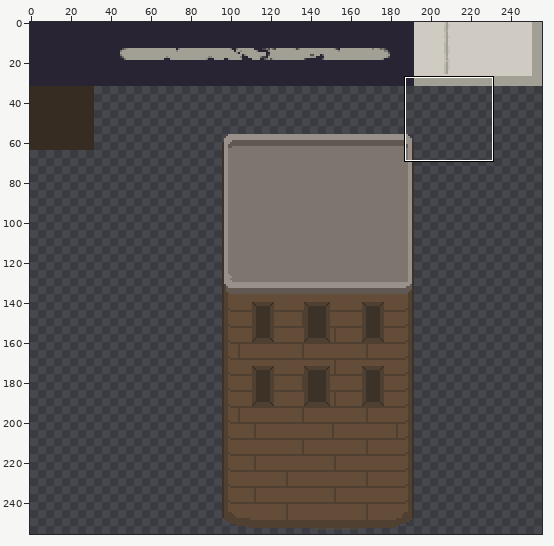
Sprite sheet, stored at assets/overworld/city_tiles.png. Above: a wide view before the commit, with the close-up outlined.
Close-up. Before the edit:
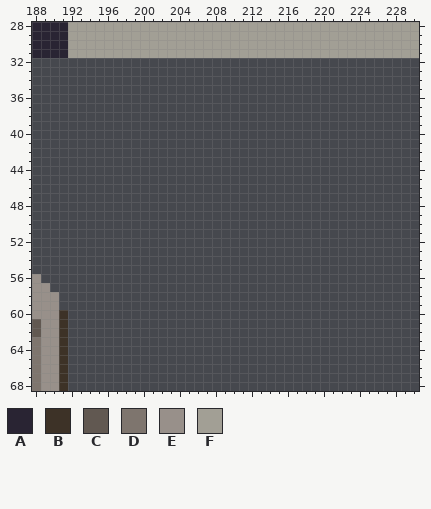
The file is 256x256 pixels. Pixels under 10% opacity are left out. Colours within 5 levels of each other are drawn and written as one. Shown: x 188..230, y 28..68. The commit also changed other parts of the picture, which this record leaves out.
Palette (. is transparent): A #292433  B #3d3227  C #615851  D #7e756e  E #98908a  F #a29f95
Pixels before, first column x 188:
28 AAAAFFFFFFFFFFFFFFFFFFFFFFFFFFFFFFFFFFFFFFF
29 AAAAFFFFFFFFFFFFFFFFFFFFFFFFFFFFFFFFFFFFFFF
30 AAAAFFFFFFFFFFFFFFFFFFFFFFFFFFFFFFFFFFFFFFF
31 AAAAFFFFFFFFFFFFFFFFFFFFFFFFFFFFFFFFFFFFFFF
32 ...........................................
33 ...........................................
34 ...........................................
35 ...........................................
36 ...........................................
37 ...........................................
38 ...........................................
39 ...........................................
40 ...........................................
41 ...........................................
42 ...........................................
43 ...........................................
44 ...........................................
45 ...........................................
46 ...........................................
47 ...........................................
48 ...........................................
49 ...........................................
50 ...........................................
51 ...........................................
52 ...........................................
53 ...........................................
54 ...........................................
55 ...........................................
56 E..........................................
57 EE.........................................
58 EEE........................................
59 EEE........................................
60 EEEB.......................................
61 CEEB.......................................
62 CEEB.......................................
63 DEEB.......................................
64 DEEB.......................................
65 DEEB.......................................
66 DEEB.......................................
67 DEEB.......................................
68 DEEB.......................................
New version:
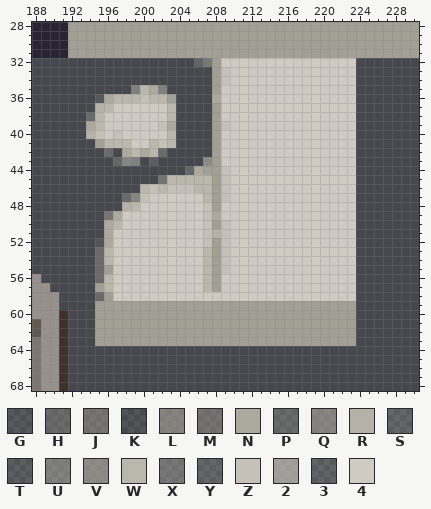
Colours new in this view: G #a29f9532  H #a29f9564  J #a4a19882  K #a6a39923  L #a7a49aa5  M #aca89f72  N #aca99f  P #adaaa05a  Q #b1ada499  R #b5b1a8  S #b7b4aa46  T #bab7ad32  U #bab7ad80  V #bab7ad9b  W #bab7ad  X #c0bdb367  Y #c3bfb640  Z #c5c1b8  2 #ccc8bfaf  3 #cfcbc234  4 #cfcbc2
Edits made:
y 32: x 206..223 .................. -> 3XF444444444444444
y 33..34: x 208..223 ................ -> FZ44444444444444
y 35: x 199..202 .... -> UWNU; x 208..223 ................ -> F444444444444444
y 36: x 195..203 ......... -> GNWWWZWW2; x 208..223 ................ -> N444444444444444
y 37: x 195..203 ......... -> RW444444W; x 208..223 ................ -> F444444444444444
y 38: x 194..203 .......... -> HW4444444W; x 208..223 ................ -> F444444444444444
y 39: x 194..203 .......... -> NW444444ZN; x 208..223 ................ -> FZ44444444444444
y 40: x 194..203 .......... -> RZ4Z44444W; x 208..223 ................ -> F444444444444444
y 41: x 195..203 ......... -> FWWW44WZW; x 208..223 ................ -> F444444444444444
y 42: x 196 . -> H; x 198..202 ..... -> NWNWP; x 208..223 ................ -> F444444444444444
y 43: x 197..199 ... -> YQU; x 201 . -> T; x 207..223 ................. -> VF444444444444444
y 44: x 205..223 ................... -> SNFFZ44444444444444
y 45: x 202..223 ...................... -> MWWWWWFZ44444444444444
y 46: x 200..223 ........................ -> WZWZZZWWFZ44444444444444
y 47: x 198..223 .......................... -> HLZ444444WFZ44444444444444
y 48: x 198..223 .......................... -> RW4444444ZF444444444444444
y 49: x 196..223 ............................ -> JN444444444ZN444444444444444
y 50: x 196..223 ............................ -> NW444444444ZFZ44444444444444
y 51: x 196..223 ............................ -> N4444444444ZRZ44444444444444
y 52: x 195..223 ............................. -> KN4444444444ZFZ44444444444444
y 53..54: x 195..223 ............................. -> HW4444444444WFZ44444444444444
y 55: x 195..223 ............................. -> HF4444444444WFZ44444444444444
y 56: x 195..223 ............................. -> HW4444444444WF444444444444444
y 57: x 195..223 ............................. -> FW4444444444WF444444444444444
y 58: x 195..223 ............................. -> HF444444444444444444444444444
y 59..63: x 195..223 ............................. -> FFFFFFFFFFFFFFFFFFFFFFFFFFFFF
